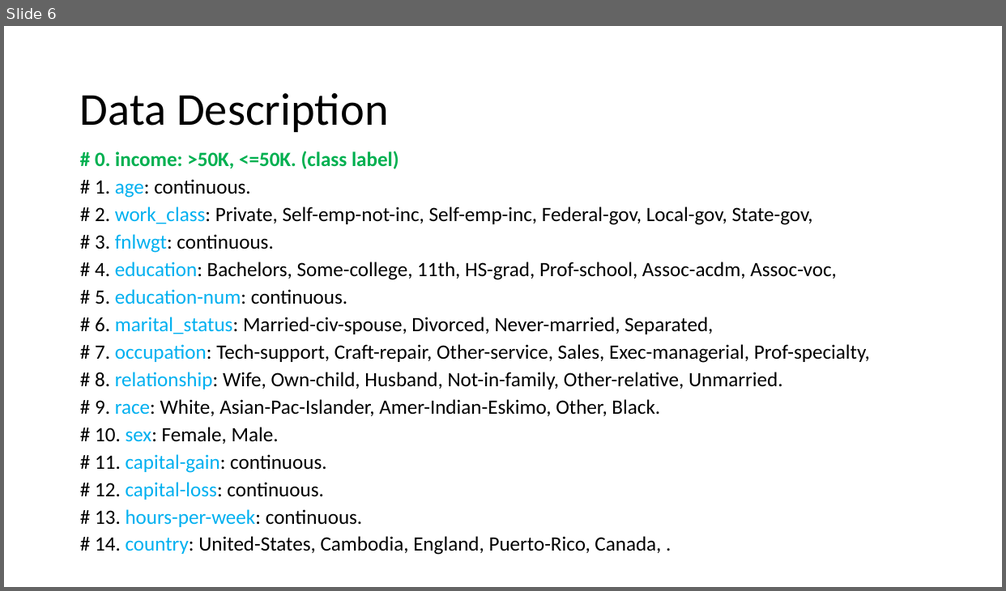
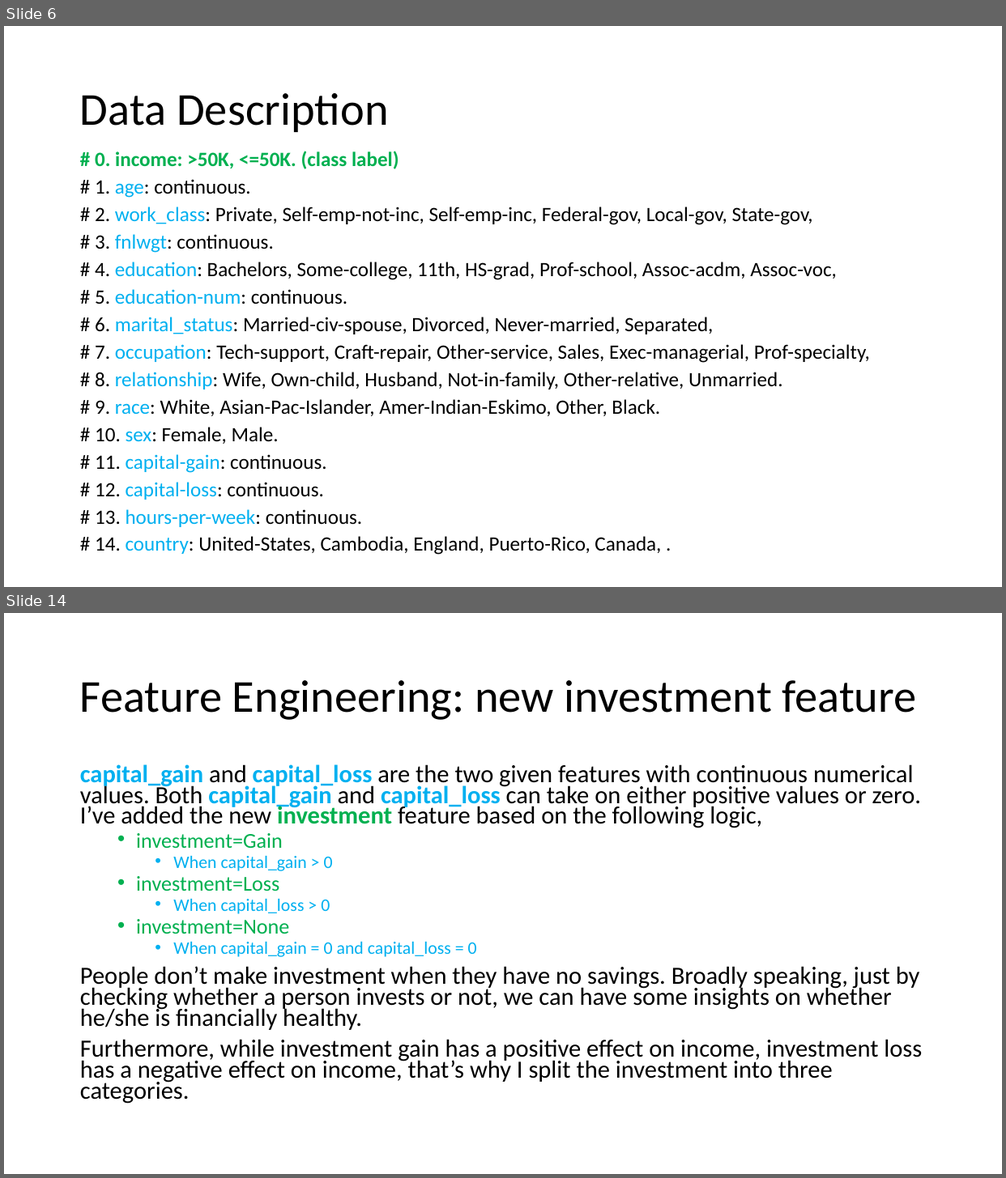
Before and after one commit to lifengzhi/msa_mh8101_or1_lp, a slide deck: mh8111_assignment/NaiveBayes.pptx. Shown one above the other, each under a label of ours: slide 6 before the commit, slides 6 and 14 after it; the slides between them are not shown. The pictures are 1006x591 and 1006x1178 pixels, drawn with LibreOffice and Linux fonts; fonts in the diff are those of the drawing. Boxes give left, top, right and bottom in pixels: in the first picture for what was removed or moved away, otherwise in the second. Text is boxed around its words. In the diff, an @@ line names an element or a change of style, - is before the commit and + after.

```diff
--- a/mh8111_assignment/NaiveBayes.pptx
+++ b/mh8111_assignment/NaiveBayes.pptx
@@ slide 14 added at [4,613,1002,1174], background #FFFFFF @@
@@ title added at [80,680,917,720], 44 pt, text #000000 @@
+Feature Engineering: new investment feature
@@ text added at [80,764,922,1104], 23.8 pt, text #000000 @@
+capital_gain and capital_loss are the two given features with continuous numerical values. Both capital_gain and capital_loss can take on either positive values or zero. I’ve added the new investment feature based on the following logic,
+  • investment=Gain
+    • When capital_gain > 0
+  • investment=Loss
+    • When capital_loss > 0
+  • investment=None
+    • When capital_gain = 0 and capital_loss = 0
+People don’t make investment when they have no savings. Broadly speaking, just by checking whether a person invests or not, we can have some insights on whether he/she is financially healthy.
+Furthermore, while investment gain has a positive effect on income, investment loss has a negative effect on income, that’s why I split the investment into three categories.
```
Also in this commit, not shown: 6 slides changed, 8 other slides added, 10 slides removed.
